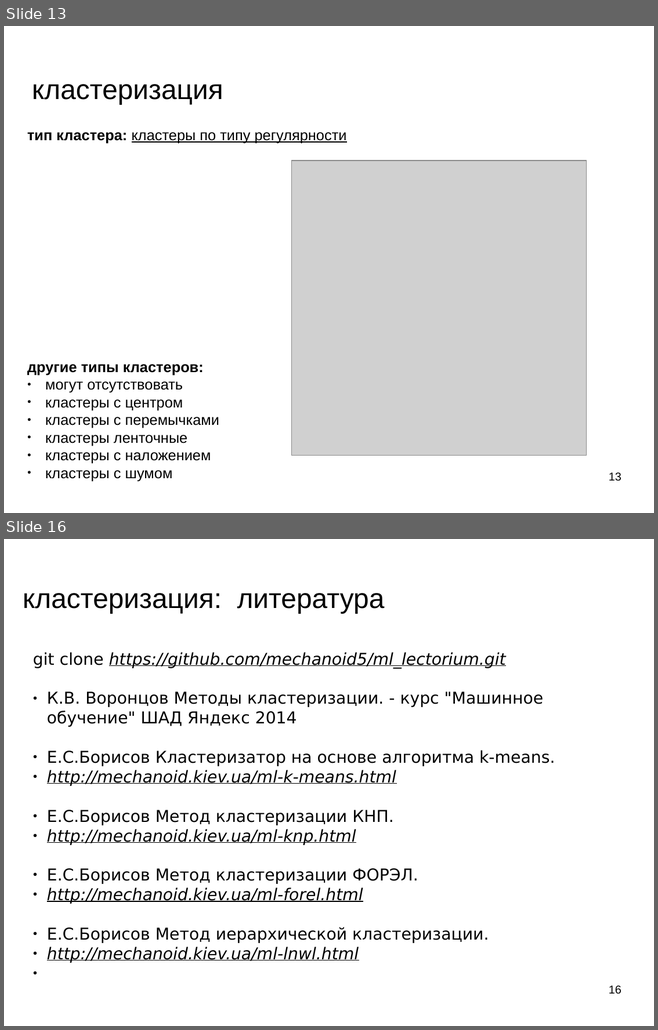
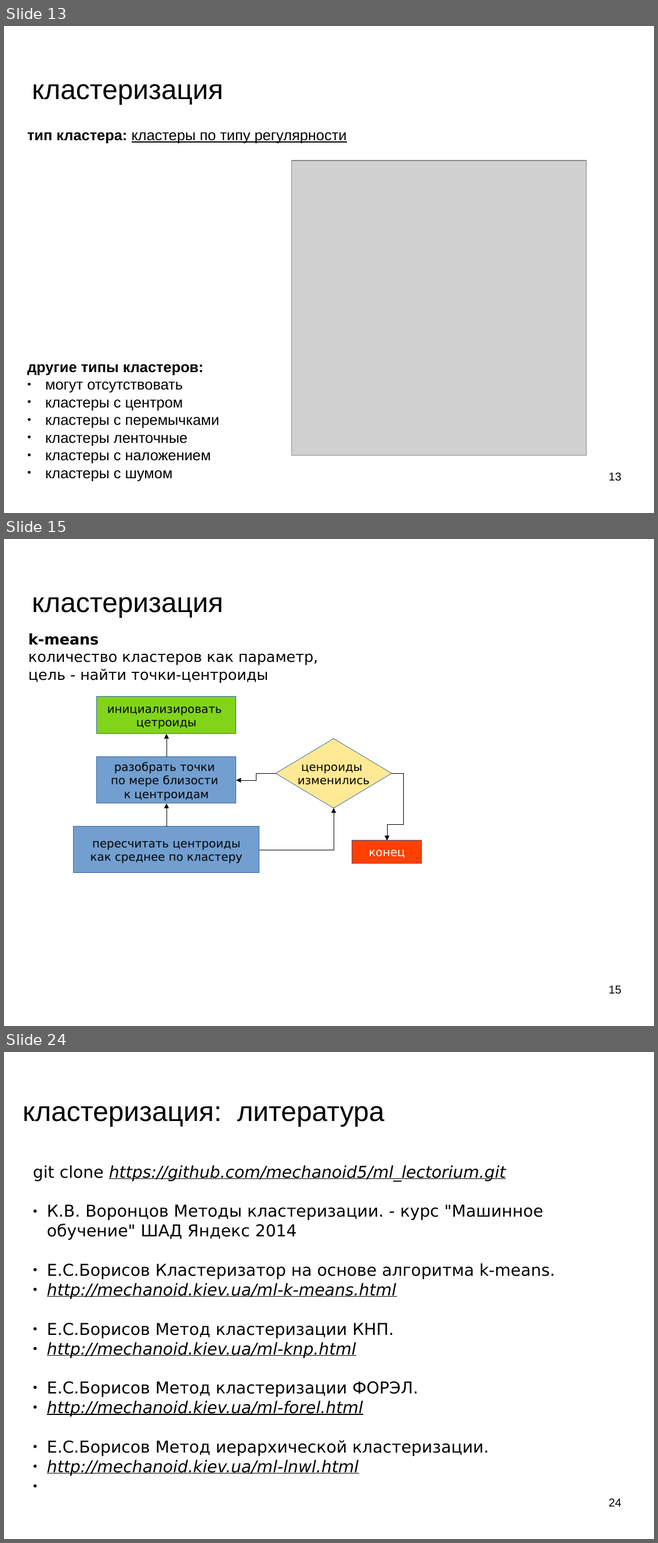
Before and after one commit to mechanoid5/ml_lectorium_legacy, a slide deck: 07-cluster.odp. Shown one above the other, each under a label of ours: slides 13 and 16 before the commit, slides 13, 15 and 24 after it; the slides between them are not shown. The pictures are 658x1030 and 658x1543 pixels, drawn with LibreOffice and Linux fonts; fonts in the diff are those of the drawing; grey boxes stand for pictures; background and template pictures are left out. Boxes give left, top, right and bottom in pixels: in the first picture for what was removed or moved away, otherwise in the second. Text is boxed around its words. In the diff, an @@ line names an element or a change of style, - is before the commit and + after.

```diff
--- a/07-cluster.odp
+++ b/07-cluster.odp
@@ slide 15 added at bbox=[4, 539, 654, 1026], background picture (left out) @@
@@ title added at bbox=[32, 597, 223, 617], 33.9 pt, text #000000 @@
+кластеризация
@@ text added at bbox=[28, 633, 318, 683], 18 pt, text #000000 @@
+k-means
+количество кластеров как параметр,
+цель - найти точки-центроиды
@@ rectangle added at bbox=[97, 697, 235, 734], fill #81D41A, outline #3465A4 0 pt, 14 pt, text #000000 @@
+инициализировать
+цетроиды
@@ elbow arrow added from (167, 757) to (167, 734), #000000 0 pt @@
@@ diamond added at bbox=[276, 739, 392, 808], fill #FFE994, outline #3465A4 0 pt, 14 pt, text #000000 @@
+ценроиды
+изменились
@@ rectangle added at bbox=[97, 757, 235, 803], fill #729FCF, outline #3465A4 0 pt, 14 pt, text #000000 @@
+разобрать точки
+по мере близости
+к центроидам
@@ elbow arrow added from (276, 774) to (236, 780), #000000 0 pt @@
@@ elbow arrow added from (392, 774) to (387, 841), #000000 0 pt @@
@@ elbow arrow added from (167, 827) to (167, 803), #000000 0 pt @@
@@ elbow arrow added from (259, 850) to (333, 808), #000000 0 pt @@
@@ rectangle added at bbox=[74, 827, 259, 873], fill #729FCF, outline #3465A4 0 pt, 14 pt, text #000000 @@
+пересчитать центроиды
+как среднее по кластеру
@@ rectangle added at bbox=[353, 841, 422, 864], fill #FF4000, outline #3465A4 0 pt, 14 pt, text #FFFFFF @@
+конец
@@ page number added at bbox=[608, 986, 621, 994], 14 pt, text #000000 @@
+15
@@ what was slide 16 is now slide 24 @@
@@ page number at bbox=[608, 1499, 621, 1507]: text changed @@
-16
+24
```
Also in this commit, not shown: 2 slides changed, 8 other slides added, 1 slide removed, 13 other files.
